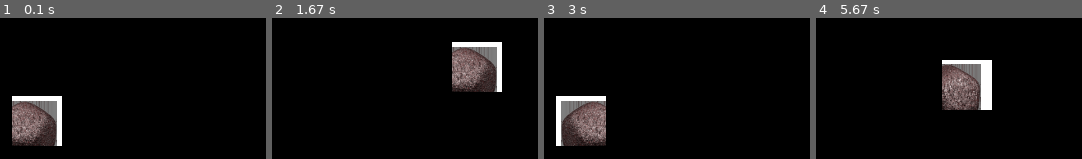
Above: before the commit, frames 1-4 (left to right).
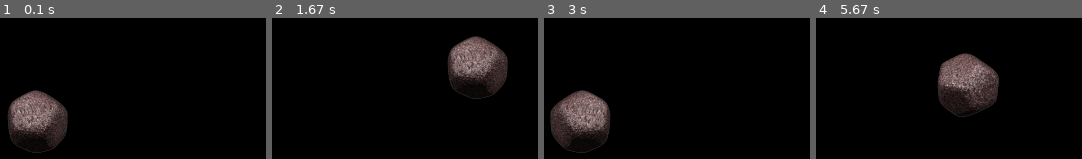
Above: after the commit, the same moments.

Repository: alanxoc3/pygame-asteroids
Game: pygame game, started from src/four_dir_anim.py
The game is run twice, just before and just after one commit, with the same random seed, the same clock (stepped at 60 frames per second) and the same inputs.
Inputs:
- Up to frame 1 (0.1 s): no input
- Up to frame 2 (1.67 s): hold Right 0.33-0.8 s; hold Up 0.83-1.13 s; hold Right 1.17-1.63 s
- Up to frame 3 (3 s): hold Left 1.67-2.2 s; hold Down 2.23-2.53 s; hold Left 2.57-2.97 s
- Up to frame 4 (5.67 s): hold Up 3-3.37 s; hold Right 3.4-4.03 s; hold Down 4.07-4.43 s; hold Left 4.47-4.93 s; hold Right 4.97-5.43 s; hold Up from 5.47 s (still down)

The runs differ from the first frame. In frame 1, 5.7% of the frame differs, in the area x 3-26%, y 51-96%; in frame 2, 5.7%; in frame 3, 5.7%; in frame 4, 6.4%, in the area x 45-69%, y 24-71%.

Commit message:
Organized tons of code.

Diff:
--- /dev/null
+++ b/src/assets.py
@@ -0,0 +1,18 @@
+import pygame as pg
+
+CAPTION = "4-Direction Movement with Animation"
+SCREEN_SIZE = (500, 500)
+
+BACKGROUND_COLOR = pg.Color("black")
+COLOR_KEY = pg.Color("white")
+
+DIRECT_DICT = {pg.K_LEFT  : (-1, 0),
+               pg.K_RIGHT : ( 1, 0),
+               pg.K_UP    : ( 0,-1),
+               pg.K_DOWN  : ( 0, 1)}
+
+
+
+def load_assets():
+    global SKEL_IMAGE
+    SKEL_IMAGE = pg.image.load("asteroids.png").convert_alpha()
--- a/src/asteroid.py
+++ b/src/asteroid.py
@@ -1,12 +1,108 @@
+import pygame as pg
+import tools
+import assets
+import itertools
 
+class Asteroid(object):
+    """
+    This class will represent our user controlled character.
+    """
+    SIZE = (72, 72)
 
+    def __init__(self, pos, speed, facing=pg.K_RIGHT):
+        """
+        The pos argument is a tuple for the center of the player (x,y);
+        speed is in pixels/frame; and facing is the Player's starting
+        direction (given as a key-constant).
+        """
+        self.speed = speed
+        self.direction = facing
+        self.old_direction = None # Player's previous direction every frame.
+        self.direction_stack = [] # Held keys in the order they were pressed.
+        self.redraw = True # Forces redraw if needed.
+        self.animate_timer = 0.0
+        self.animate_fps = 7
+        self.image = None
+        self.walkframes = None
+        self.walkframe_dict = self.make_frame_dict()
+        self.adjust_images()
+        self.rect = self.image.get_rect(center=pos)
 
+    def make_frame_dict(self):
+        """
+        Create a dictionary of direction keys to frame cycles. We can use
+        transform functions to reduce the size of the sprite sheet needed.
+        """
+        frames = tools.split_sheet(assets.SKEL_IMAGE, Asteroid.SIZE, 4, 1)[0]
+        flips = [pg.transform.flip(frame, True, False) for frame in frames]
+        walk_cycles = {pg.K_LEFT : itertools.cycle(frames[0:2]),
+                       pg.K_RIGHT: itertools.cycle(flips[0:2]),
+                       pg.K_DOWN : itertools.cycle([frames[3], flips[3]]),
+                       pg.K_UP   : itertools.cycle([frames[2], flips[2]])}
+        return walk_cycles
 
+    def adjust_images(self, now=0):
+        """
+        Update the sprite's walkframes as the sprite's direction changes.
+        """
+        if self.direction != self.old_direction:
+            self.walkframes = self.walkframe_dict[self.direction]
+            self.old_direction = self.direction
+            self.redraw = True
+        self.make_image(now)
 
+    def make_image(self, now):
+        """
+        Update the sprite's animation as needed.
+        """
+        elapsed = now-self.animate_timer > 1000.0/self.animate_fps
+        if self.redraw or (self.direction_stack and elapsed):
+            self.image = next(self.walkframes)
+            self.animate_timer = now
+        self.redraw = False
 
+    def add_direction(self, key):
+        """
+        Add a pressed direction key on the direction stack.
+        """
+        if key in assets.DIRECT_DICT:
+            if key in self.direction_stack:
+                self.direction_stack.remove(key)
+            self.direction_stack.append(key)
+            self.direction = self.direction_stack[-1]
 
+    def pop_direction(self, key):
+        """
+        Pop a released key from the direction stack.
+        """
+        if key in assets.DIRECT_DICT:
+            if key in self.direction_stack:
+                self.direction_stack.remove(key)
+            if self.direction_stack:
+                self.direction = self.direction_stack[-1]
 
+    def get_event(self, event):
+        """
+        Handle events pertaining to player control.
+        """
+        if event.type == pg.KEYDOWN:
+            self.add_direction(event.key)
+        elif event.type == pg.KEYUP:
+            self.pop_direction(event.key)
 
+    def update(self, now, screen_rect):
+        """
+        Updates our player appropriately every frame.
+        """
+        self.adjust_images(now)
+        if self.direction_stack:
+            direction_vector = assets.DIRECT_DICT[self.direction]
+            self.rect.x += self.speed*direction_vector[0]
+            self.rect.y += self.speed*direction_vector[1]
+            self.rect.clamp_ip(screen_rect)
 
-
-class Asteroid(pg.sprite.Sprite):
+    def draw(self, surface):
+        """
+        Draws the player to the target surface.
+        """
+        surface.blit(self.image, self.rect)
--- a/src/four_dir_anim.py
+++ b/src/four_dir_anim.py
@@ -12,126 +12,10 @@
 import os
 import sys
 import itertools
+import asteroid as asts
 
 import pygame as pg
-
-
-CAPTION = "4-Direction Movement with Animation"
-SCREEN_SIZE = (500, 500)
-
-BACKGROUND_COLOR = pg.Color("black")
-COLOR_KEY = pg.Color("magenta")
-
-DIRECT_DICT = {pg.K_LEFT  : (-1, 0),
-               pg.K_RIGHT : ( 1, 0),
-               pg.K_UP    : ( 0,-1),
-               pg.K_DOWN  : ( 0, 1)}
-
-
-class Player(object):
-    """
-    This class will represent our user controlled character.
-    """
-    SIZE = (50, 50)
-
-    def __init__(self, pos, speed, facing=pg.K_RIGHT):
-        """
-        The pos argument is a tuple for the center of the player (x,y);
-        speed is in pixels/frame; and facing is the Player's starting
-        direction (given as a key-constant).
-        """
-        self.speed = speed
-        self.direction = facing
-        self.old_direction = None # Player's previous direction every frame.
-        self.direction_stack = [] # Held keys in the order they were pressed.
-        self.redraw = True # Forces redraw if needed.
-        self.animate_timer = 0.0
-        self.animate_fps = 7
-        self.image = None
-        self.walkframes = None
-        self.walkframe_dict = self.make_frame_dict()
-        self.adjust_images()
-        self.rect = self.image.get_rect(center=pos)
-
-    def make_frame_dict(self):
-        """
-        Create a dictionary of direction keys to frame cycles. We can use
-        transform functions to reduce the size of the sprite sheet needed.
-        """
-        frames = split_sheet(SKEL_IMAGE, Player.SIZE, 4, 1)[0]
-        flips = [pg.transform.flip(frame, True, False) for frame in frames]
-        walk_cycles = {pg.K_LEFT : itertools.cycle(frames[0:2]),
-                       pg.K_RIGHT: itertools.cycle(flips[0:2]),
-                       pg.K_DOWN : itertools.cycle([frames[3], flips[3]]),
-                       pg.K_UP   : itertools.cycle([frames[2], flips[2]])}
-        return walk_cycles
-
-    def adjust_images(self, now=0):
-        """
-        Update the sprite's walkframes as the sprite's direction changes.
-        """
-        if self.direction != self.old_direction:
-            self.walkframes = self.walkframe_dict[self.direction]
-            self.old_direction = self.direction
-            self.redraw = True
-        self.make_image(now)
-
-    def make_image(self, now):
-        """
-        Update the sprite's animation as needed.
-        """
-        elapsed = now-self.animate_timer > 1000.0/self.animate_fps
-        if self.redraw or (self.direction_stack and elapsed):
-            self.image = next(self.walkframes)
-            self.animate_timer = now
-        self.redraw = False
-
-    def add_direction(self, key):
-        """
-        Add a pressed direction key on the direction stack.
-        """
-        if key in DIRECT_DICT:
-            if key in self.direction_stack:
-                self.direction_stack.remove(key)
-            self.direction_stack.append(key)
-            self.direction = self.direction_stack[-1]
-
-    def pop_direction(self, key):
-        """
-        Pop a released key from the direction stack.
-        """
-        if key in DIRECT_DICT:
-            if key in self.direction_stack:
-                self.direction_stack.remove(key)
-            if self.direction_stack:
-                self.direction = self.direction_stack[-1]
-
-    def get_event(self, event):
-        """
-        Handle events pertaining to player control.
-        """
-        if event.type == pg.KEYDOWN:
-            self.add_direction(event.key)
-        elif event.type == pg.KEYUP:
-            self.pop_direction(event.key)
-
-    def update(self, now, screen_rect):
-        """
-        Updates our player appropriately every frame.
-        """
-        self.adjust_images(now)
-        if self.direction_stack:
-            direction_vector = DIRECT_DICT[self.direction]
-            self.rect.x += self.speed*direction_vector[0]
-            self.rect.y += self.speed*direction_vector[1]
-            self.rect.clamp_ip(screen_rect)
-
-    def draw(self, surface):
-        """
-        Draws the player to the target surface.
-        """
-        surface.blit(self.image, self.rect)
-
+import assets
 
 class App(object):
     """
@@ -148,7 +32,7 @@
         self.fps = 60
         self.done = False
         self.keys = pg.key.get_pressed()
-        self.player = Player(self.screen_rect.center, 3)
+        self.player = asts.Asteroid(self.screen_rect.center, 3)
 
     def event_loop(self):
         """
@@ -165,7 +49,7 @@
         """
         Show the program's FPS in the window handle.
         """
-        caption = "{} - FPS: {:.2f}".format(CAPTION, self.clock.get_fps())
+        caption = "{} - FPS: {:.2f}".format(assets.CAPTION, self.clock.get_fps())
         pg.display.set_caption(caption)
 
     def update(self):
@@ -180,7 +64,7 @@
         """
         Perform all necessary drawing and update the screen.
         """
-        self.screen.fill(BACKGROUND_COLOR)
+        self.screen.fill(assets.BACKGROUND_COLOR)
         self.player.draw(self.screen)
         pg.display.update()
 
@@ -195,36 +79,17 @@
             self.clock.tick(self.fps)
             self.display_fps()
 
-
-def split_sheet(sheet, size, columns, rows):
-    """
-    Divide a loaded sprite sheet into subsurfaces.
-
-    The argument size is the width and height of each frame (w,h)
-    columns and rows are the integer number of cells horizontally and
-    vertically.
-    """
-    subsurfaces = []
-    for y in range(rows):
-        row = []
-        for x in range(columns):
-            rect = pg.Rect((x*size[0], y*size[1]), size)
-            row.append(sheet.subsurface(rect))
-        subsurfaces.append(row)
-    return subsurfaces
-
-
 def main():
     """
     Prepare our environment, create a display, and start the program.
     """
-    global SKEL_IMAGE
     os.environ['SDL_VIDEO_CENTERED'] = '1'
     pg.init()
-    pg.display.set_caption(CAPTION)
-    pg.display.set_mode(SCREEN_SIZE)
-    SKEL_IMAGE = pg.image.load("asteroids.png").convert()
-    SKEL_IMAGE.set_colorkey(COLOR_KEY)
+    pg.display.set_caption(assets.CAPTION)
+    pg.display.set_mode(assets.SCREEN_SIZE)
+
+    assets.load_assets()
+
     App().main_loop()
     pg.quit()
     sys.exit()
--- /dev/null
+++ b/src/tools.py
@@ -0,0 +1,18 @@
+import pygame as pg
+
+def split_sheet(sheet, size, columns, rows):
+    """
+    Divide a loaded sprite sheet into subsurfaces.
+
+    The argument size is the width and height of each frame (w,h)
+    columns and rows are the integer number of cells horizontally and
+    vertically.
+    """
+    subsurfaces = []
+    for y in range(rows):
+        row = []
+        for x in range(columns):
+            rect = pg.Rect((x*size[0], y*size[1]), size)
+            row.append(sheet.subsurface(rect))
+        subsurfaces.append(row)
+    return subsurfaces
Not shown, added: src/assets.pyc
Not shown, added: src/asteroid.pyc
Not shown, added: src/tools.pyc
